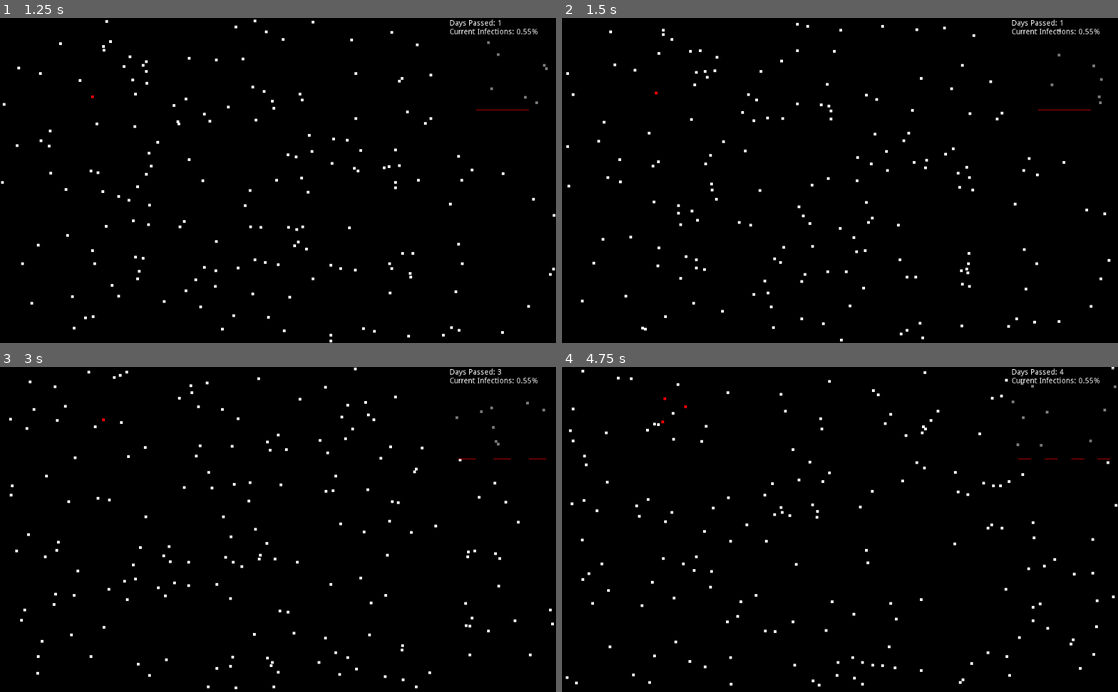
Above: before the commit, frames 1-4 (two rows, left to right).
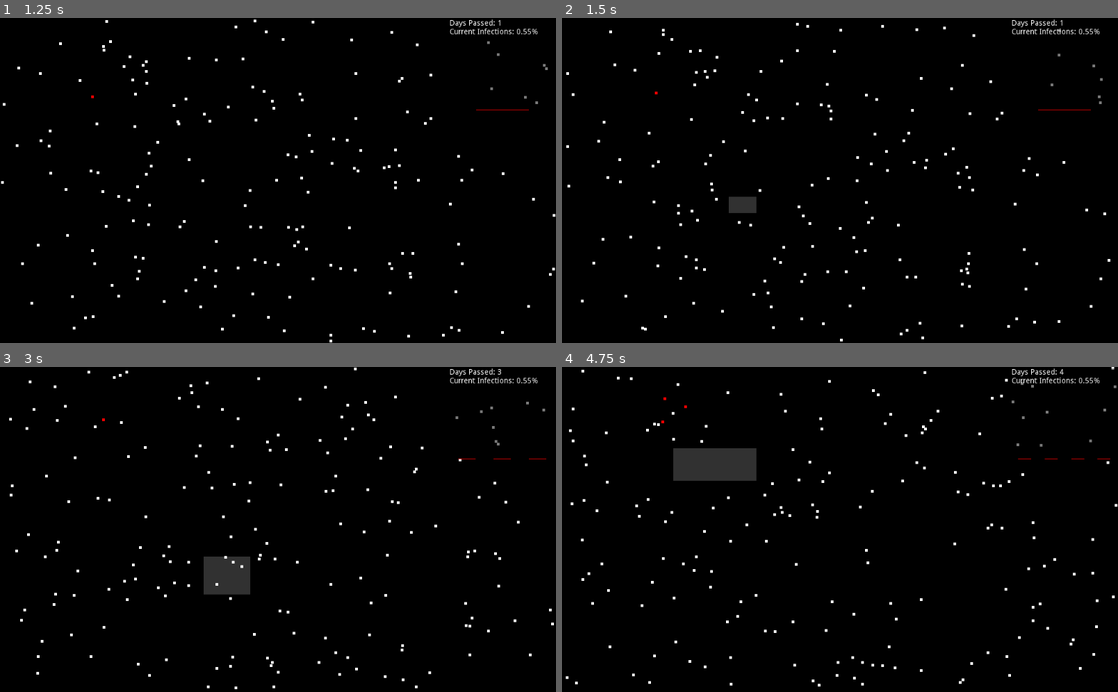
Above: after the commit, the same moments.

Repository: jonjondev/curve-flattener
Game: Godot game, scene res://main.tscn
The game is run twice, just before and just after one commit, with the same random seed, the same clock (stepped at 60 frames per second) and the same inputs.
Inputs (mouse positions are in pixels of both pictures, inside the frame that each line leads up to):
- Up to frame 1 (1.25 s): move the mouse to (400, 164) at 0.52 s; click (400, 164) at 0.67 s
- Up to frame 2 (1.5 s): drag from (728, 196) to (812, 245) at 1.27 s
- Up to frame 3 (3 s): move the mouse to (333, 458) at 2.02 s; click (333, 458) at 2.17 s; drag from (250, 594) to (111, 480) at 2.77 s
- Up to frame 4 (4.75 s): move the mouse to (1006, 578) at 3.52 s; click (1006, 578) at 3.67 s; drag from (673, 480) to (756, 448) at 4.27 s

Frame 1 is identical in both runs. In frame 2, 0.3% of the frame differs, in the area x 30-35%, y 54-61%; in frame 3, 1.0%; in frame 4, 1.5%, in the area x 20-35%, y 25-36%.

Commit message:
Allowed player to drag-draw selection boxes to select nodes

Diff:
--- a/player.gd
+++ b/player.gd
@@ -1 +1,25 @@
 extends Node
+
+var selection_box_scene = preload("res://selection_box.tscn")
+
+var dragging = false
+var start_position
+var current_selection_box
+
+func _input(event):
+	if event is InputEventMouseButton:
+		if event.button_index == BUTTON_LEFT:
+			if event.pressed and not dragging:
+				start_position = get_viewport().get_mouse_position()
+				current_selection_box = selection_box_scene.instance()
+				current_selection_box.position = start_position
+				get_tree().root.add_child(current_selection_box)
+				dragging = true
+			elif not event.pressed and dragging:
+				dragging = false
+				print(current_selection_box.get_overlapping_bodies())
+				current_selection_box.queue_free()
+
+func _process(delta):
+	if current_selection_box and dragging:
+		current_selection_box.scale = get_viewport().get_mouse_position() - start_position
